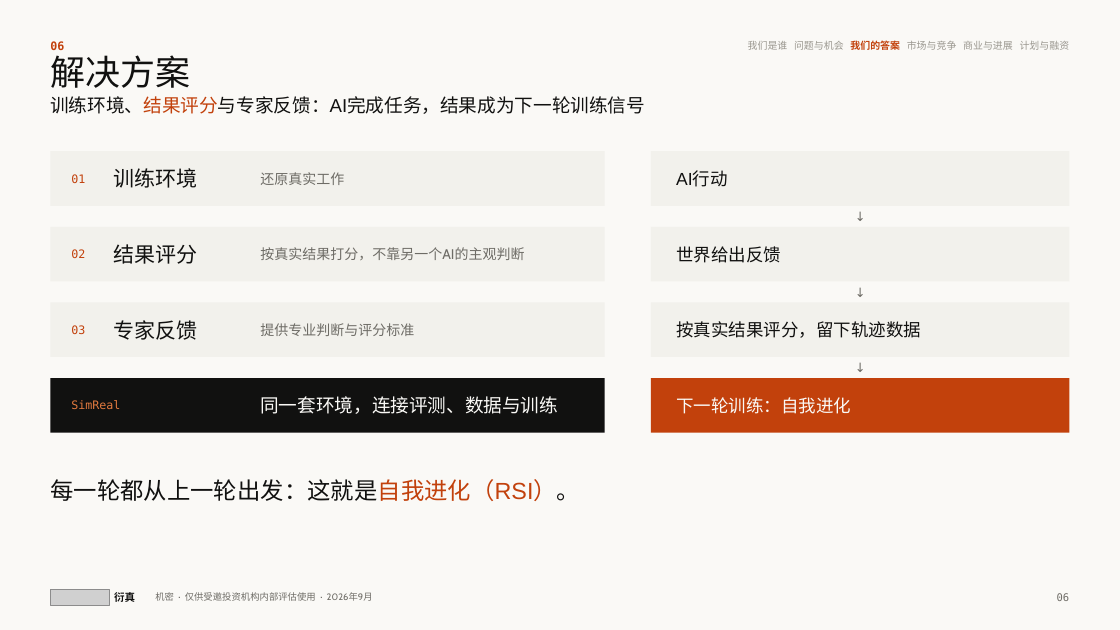
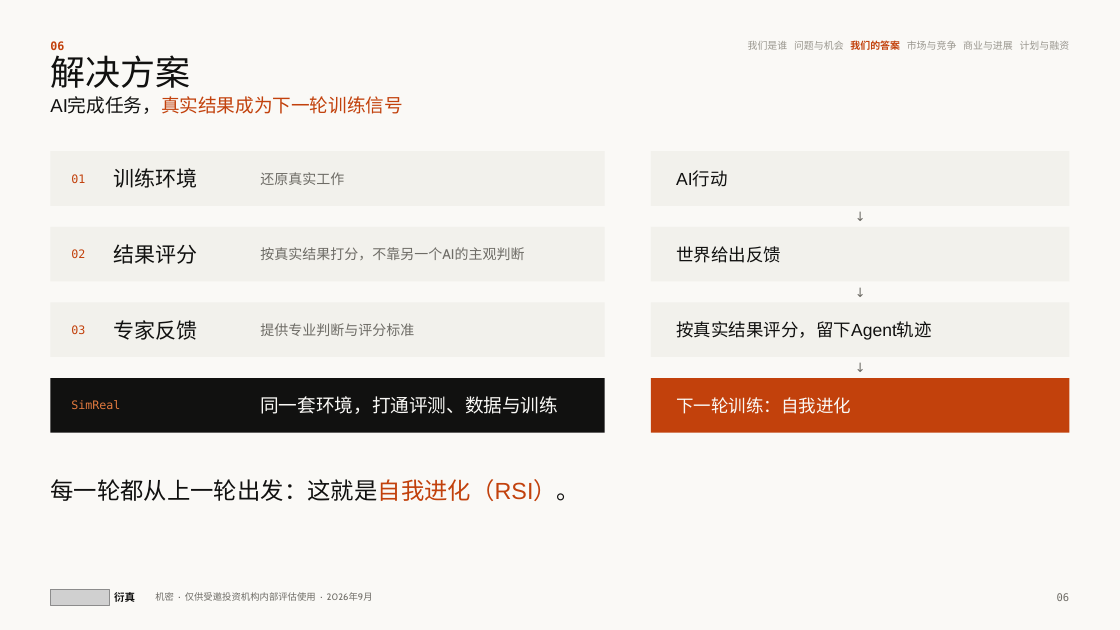
Before and after one commit to wangchen0802/Delta1, a slide deck: slide 6 of SimReal-BP-v27.pptx. Drawn at 1120x630 pixels with LibreOffice and Linux fonts; fonts in the diff are those of the drawing; grey boxes stand for pictures. Boxes give left, top, right and bottom in pixels: in the first picture for what was removed or moved away, otherwise in the second. Text is boxed around its words. In the diff, an @@ line names an element or a change of style, - is before the commit and + after.

```diff
--- a/SimReal-BP-v27.pptx
+++ b/SimReal-BP-v27.pptx
@@ text at [50,98,403,114]: text changed; text colour #111110 to #C2410C @@
-训练环境、结果评分与专家反馈：AI完成任务，结果成为下一轮训练信号
+AI完成任务，真实结果成为下一轮训练信号
@@ text at [676,321,932,340]: text changed @@
-按真实结果评分，留下轨迹数据
+按真实结果评分，留下Agent轨迹
@@ text at [260,396,558,414]: text changed @@
-同一套环境，连接评测、数据与训练
+同一套环境，打通评测、数据与训练
```
Also in this commit, not shown: 15 other slides changed, 3 other files.
